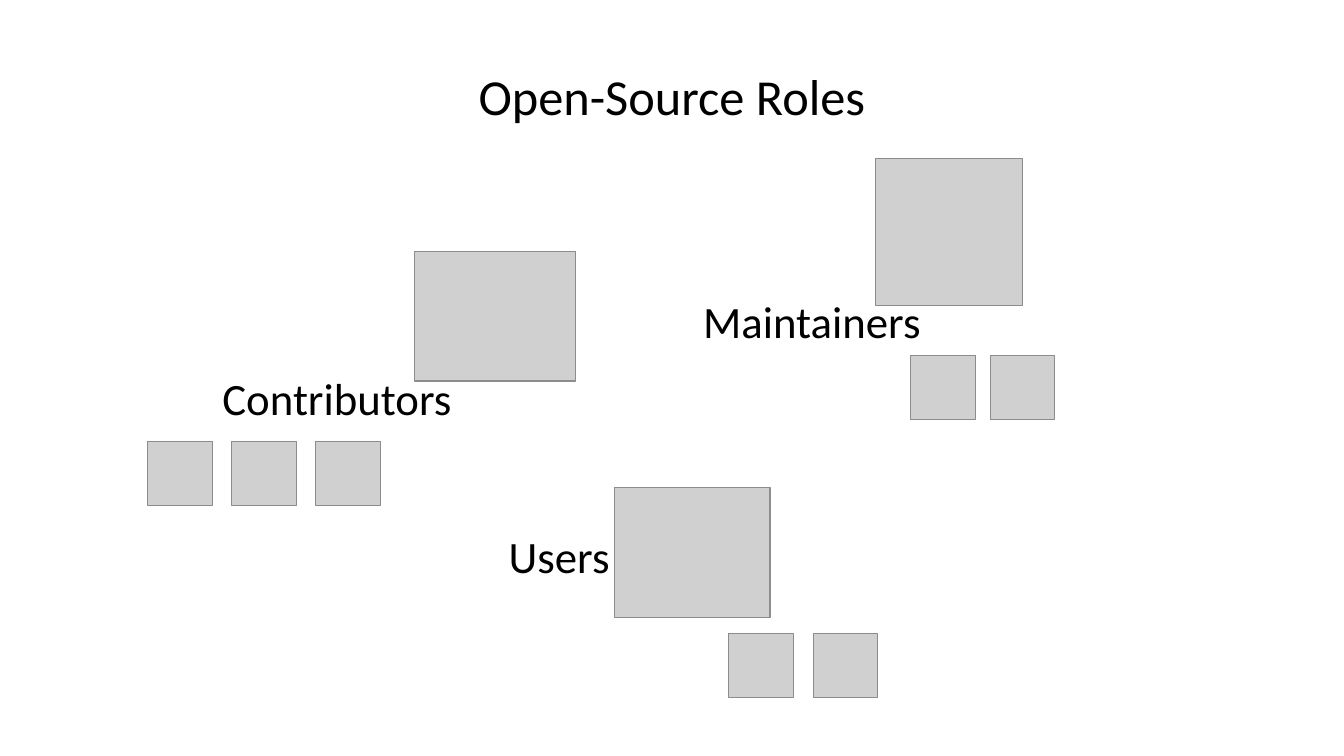
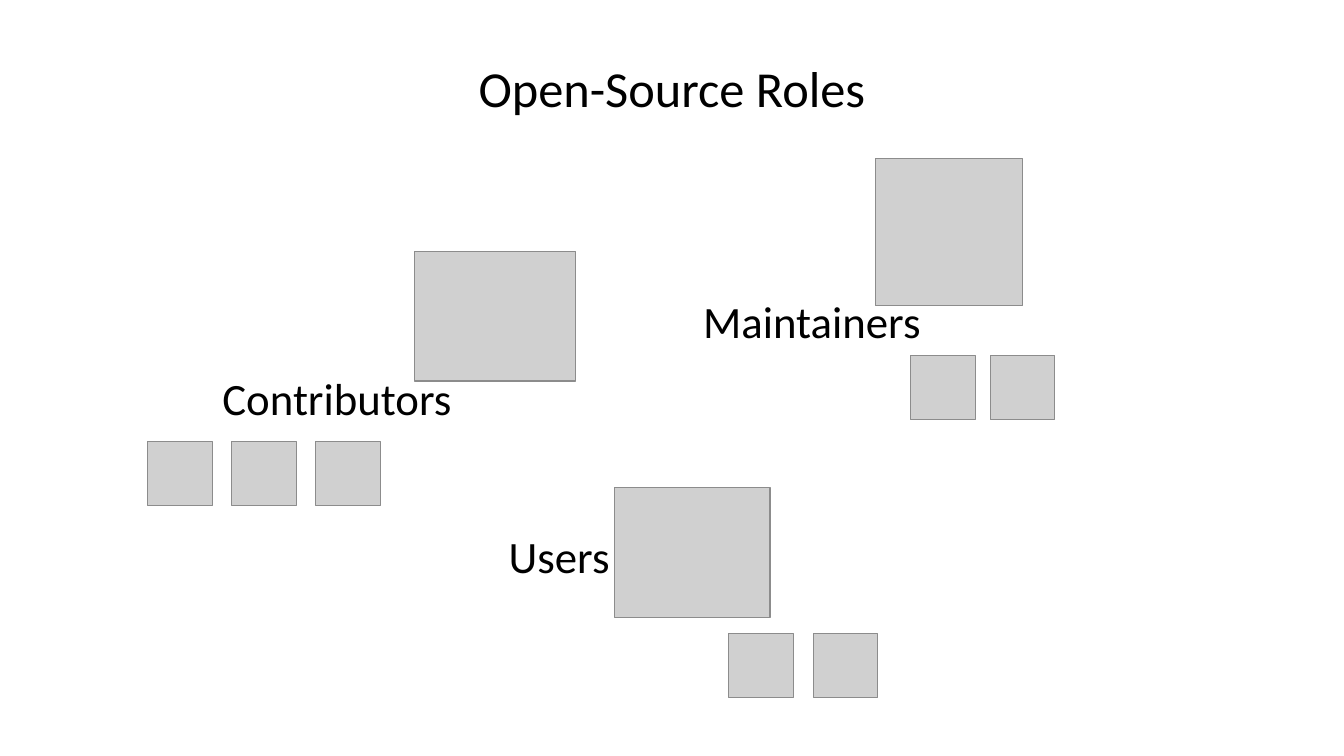
Before and after one commit to DHI/DomainServicesCourse, a slide deck: slide 36 of Presentations/DS-course-1-introduction.pptx (slide 35 before the commit). Drawn at 1344x756 pixels with LibreOffice and Linux fonts; fonts in the diff are those of the drawing; grey boxes stand for pictures. Boxes give left, top, right and bottom in pixels: in the first picture for what was removed or moved away, otherwise in the second. Text is boxed around its words. In the diff, an @@ line names an element or a change of style, - is before the commit and + after.

```diff
--- a/Presentations/DS-course-1-introduction.pptx
+++ b/Presentations/DS-course-1-introduction.pptx
@@ title "Open-Source Roles" moved from (x1=479, y1=80, x2=865, y2=123) to (x1=479, y1=72, x2=865, y2=115) @@
```
Also in this commit, not shown: 6 other slides changed, 6 slides added, 4 slides removed, 1 other file.
